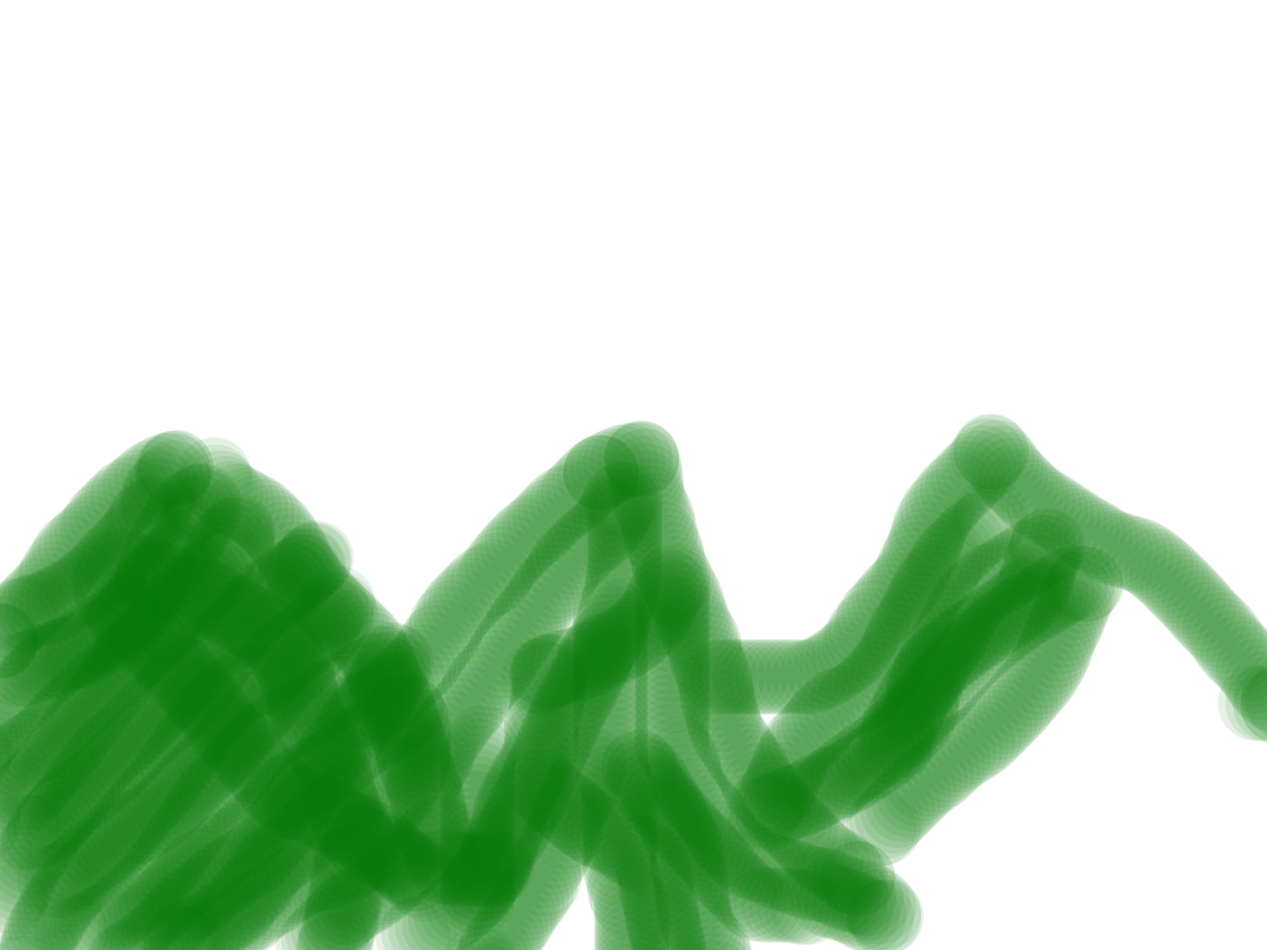
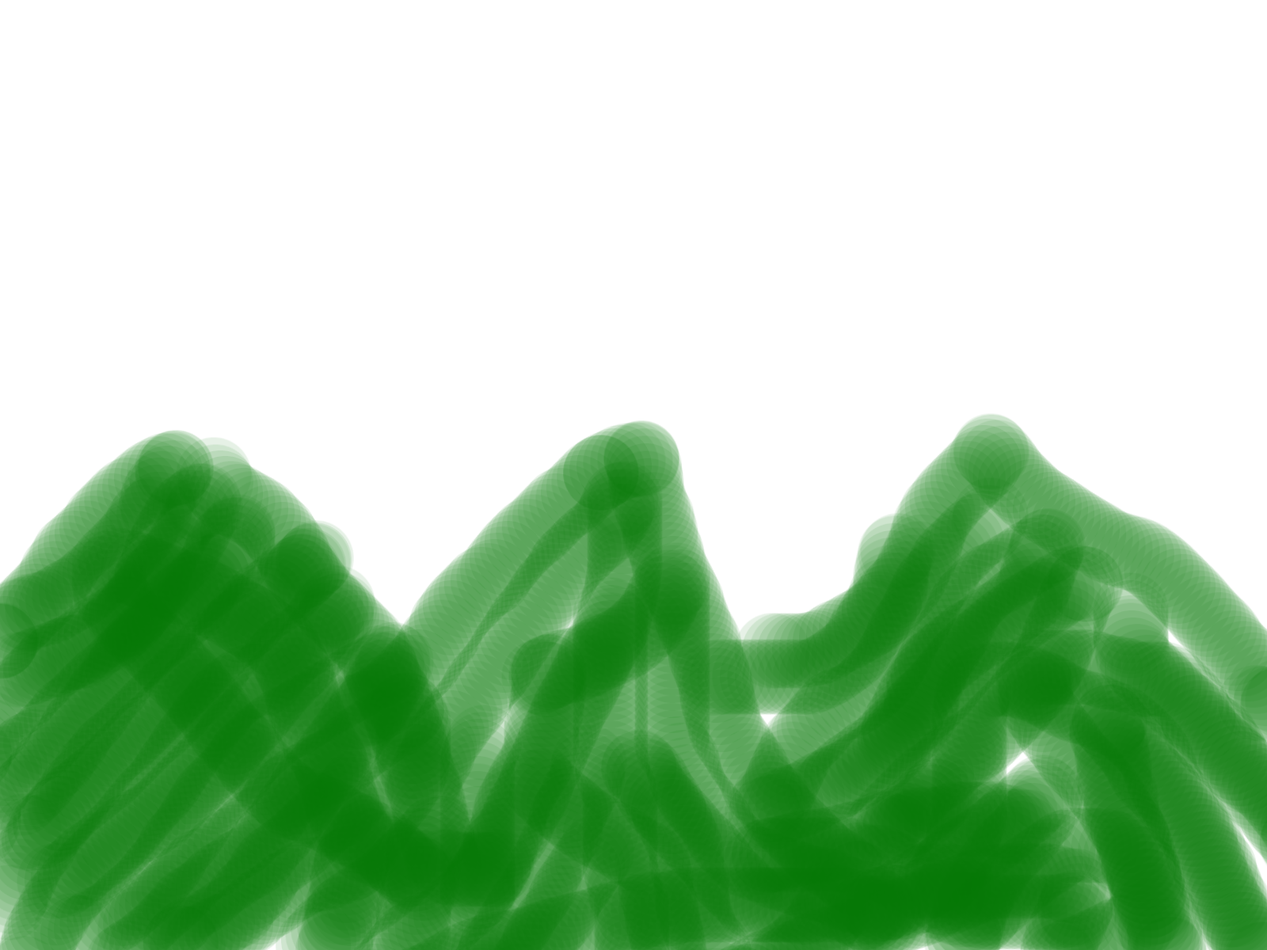
The second 1267px x 950px image is a revision of the first. Changes to its layers:
painted on "Background" over bbox(353, 513, 1267, 950)
